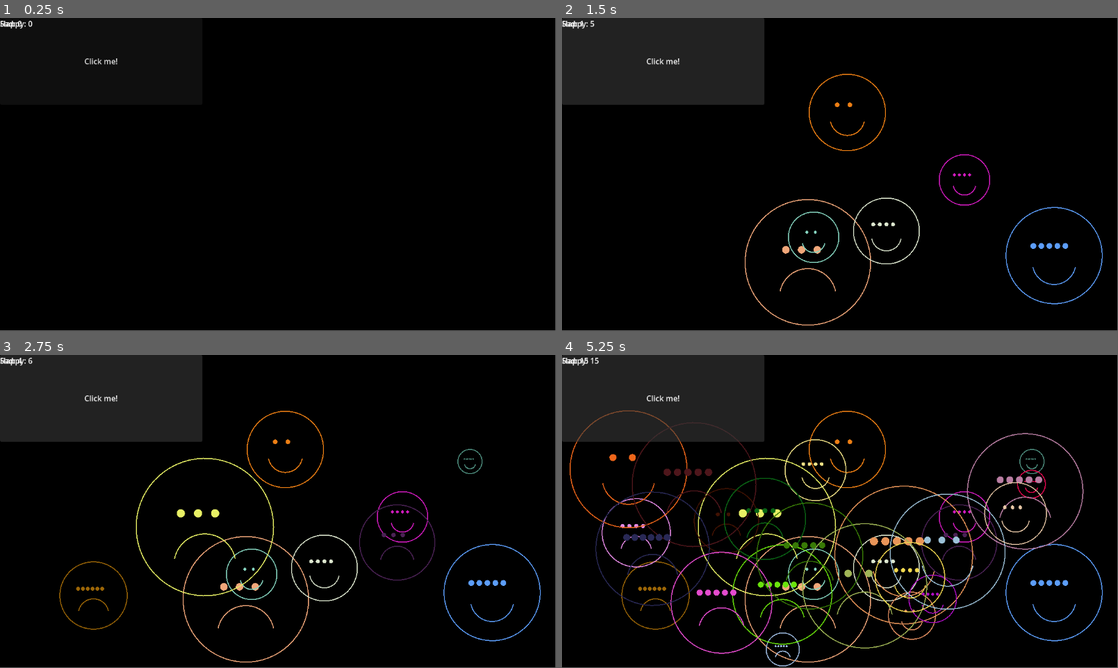
Above: before the commit, frames 1-4 (two rows, left to right).
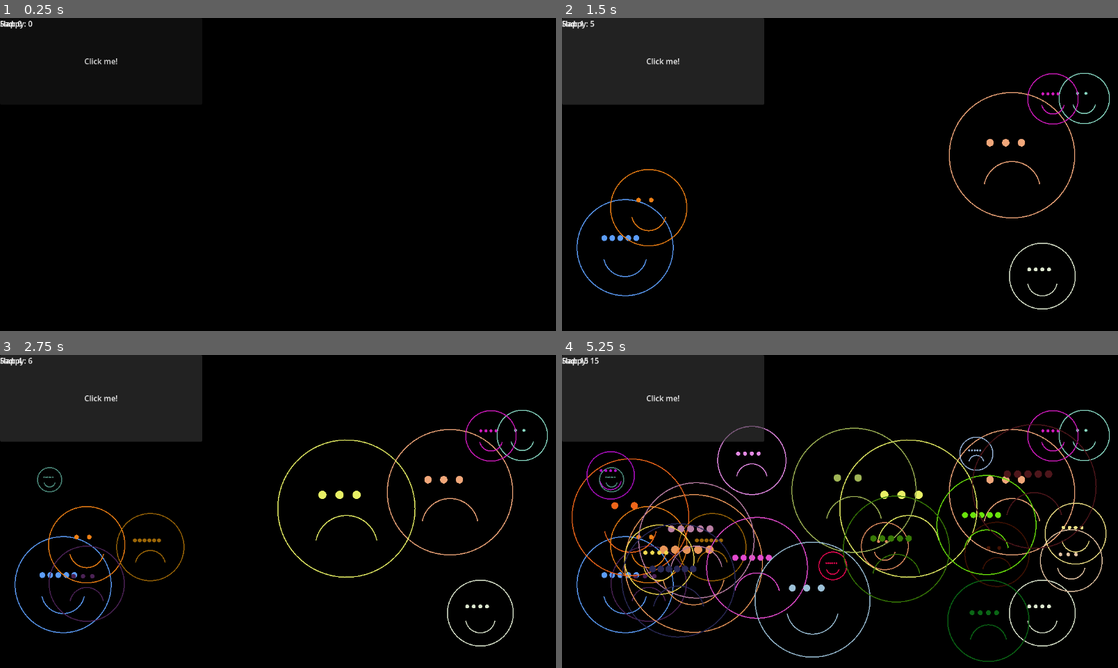
Above: after the commit, the same moments.

Repository: meriamxo/CreativeCodingLabTest2026
Game: Godot game, scene res://main.tscn
Two runs of this game, one before a commit and one after it. Both use one fixed random seed, a clock stepped at 60 frames per second and the inputs below.
Inputs:
- Up to frame 1 (0.25 s): no input
- Up to frame 2 (1.5 s): click "Click me!" at 0.5 s; click "Click me!" at 1.25 s
- Up to frame 3 (2.75 s): click "Click me!" at 2 s
- Up to frame 4 (5.25 s): tap Enter at 2.75, 4.25 s; tap Space at 3.5, 5 s
The window is 799x449 before the commit and 800x450 after it. Grey fills any space a smaller window leaves; there, only what the larger window draws over its background counts as a difference.

The runs differ from the first frame. In frame 1, less than 0.1% of the frame differs, in the area x 20-21%, y 14-15%; in frame 2, 3.2%; in frame 3, 5.3%; in frame 4, 15%, in the area x 1-99%, y 12-100%.

Commit message:
Improved layout and window size

Diff:
--- a/project.godot
+++ b/project.godot
@@ -15,6 +15,11 @@
 config/features=PackedStringArray("4.6", "Forward Plus")
 config/icon="res://icon.svg"
 
+[display]
+
+window/size/viewport_width=1154
+window/size/viewport_height=650
+
 [physics]
 
 3d/physics_engine="Jolt Physics"
